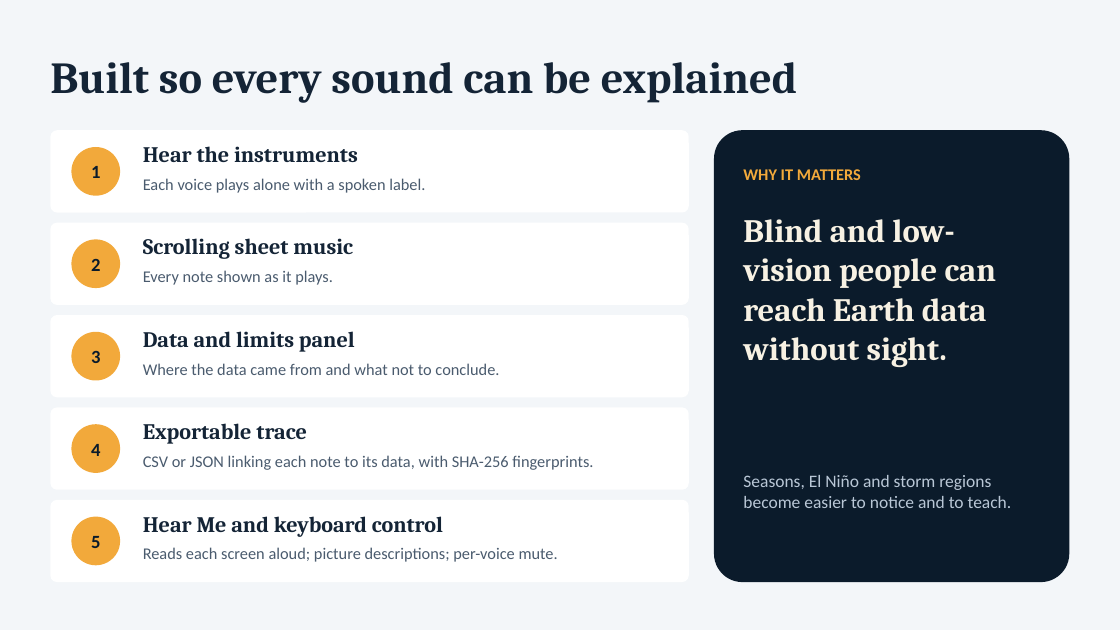
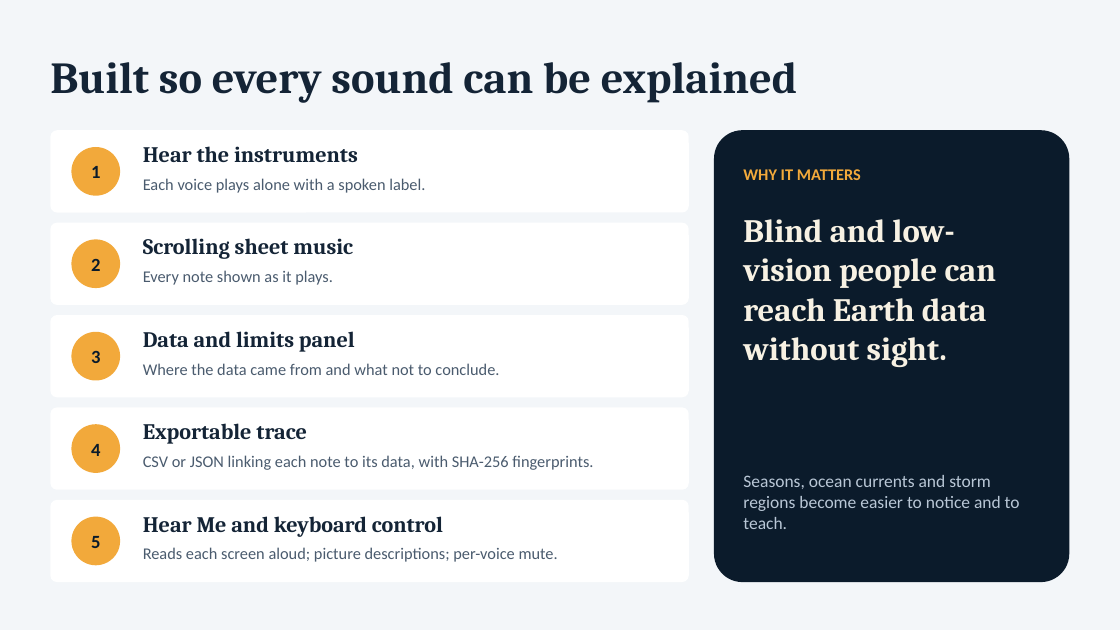
Before and after one commit to AstroPi-9/space-apps-challenge-earth-jukebox, a slide deck: slide 5 of Earth-Jukebox-demo-slides.pptx. Drawn at 1120x630 pixels with LibreOffice and Linux fonts; fonts in the diff are those of the drawing. Boxes give left, top, right and bottom in pixels: in the first picture for what was removed or moved away, otherwise in the second. Text is boxed around its words. In the diff, an @@ line names an element or a change of style, - is before the commit and + after.

```diff
--- a/Earth-Jukebox-demo-slides.pptx
+++ b/Earth-Jukebox-demo-slides.pptx
@@ text at (x1=743, y1=475, x2=1020, y2=529): text changed @@
-Seasons, El Niño and storm regions become easier to notice and to teach.
+Seasons, ocean currents and storm regions become easier to notice and to teach.
```
Also in this commit, not shown: 1 other slide changed, 1 slide added, 1 slide removed, 1 other file.
